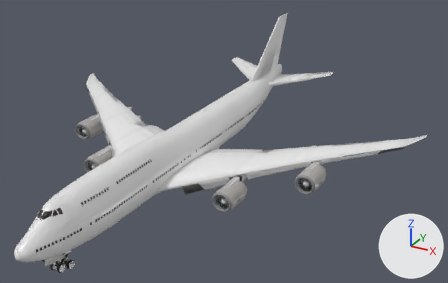
An edit to the glTF model b747-8/DLH_retro.gltf, drawn before and after from the same camera.
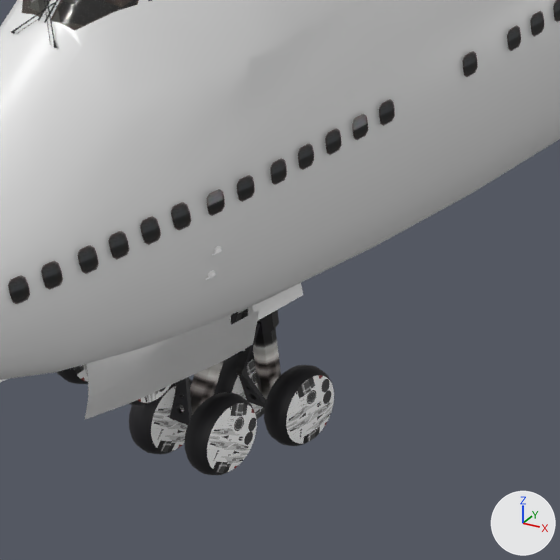
The first picture shows the older version from a 50 mm camera at (49.8, -75.0, 41.4) aimed at (5.5, 5.7, 1.0). The close-ups show the older and then the newer version on the part from 8% to 23% of the width and 76% to 100% of the height of that picture. Only the edits that show in the close-ups are written down. Lighting does not change. The marker at lower right points along +X, +Y and +Z.

The older version as bpy lines, for what is in view:
```python
ob_exterior = bpy.data.objects.new('Exterior', me_exterior)
ob_exterior.location = (0.0, 0.0, 0.0)
ob_pose_gear_1 = bpy.data.objects.new('Pose_gear_1', me_pose_gear_1)
ob_pose_gear_1.location = (0.0, 0.0, 0.0)
ob_pose_gear_2 = bpy.data.objects.new('Pose_gear_2', me_pose_gear_2)
ob_pose_gear_2.location = (0.0, 0.0, 0.0)
ob_pose_gear_3 = bpy.data.objects.new('Pose_gear_3', me_pose_gear_3)
ob_pose_gear_3.location = (0.0, 0.0, 0.0)
```
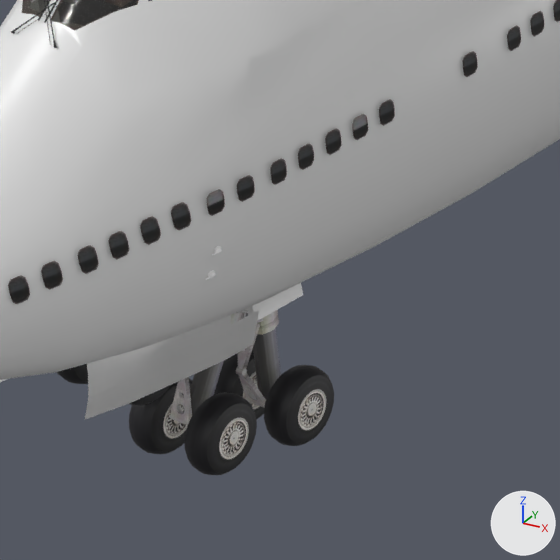
Boxes [x1, y1, x2, y2] around the edits, measured in the close-ups (560 x 560 px):
'Pose_gear_2', surface changed
    both: [139, 307, 257, 475]
'Pose_gear_3', surface changed
    both: [214, 307, 334, 446]
'Pose_gear_1', surface changed
    both: [72, 308, 248, 405]

The change, as a diff of the scene's bpy script:
```diff
--- a/b747-8/DLH_retro.gltf.py
+++ b/b747-8/DLH_retro.gltf.py
@@ img_6_jpg @@
+img_6_jpg = load_image('6.jpg', '../b747-400/t/6.jpg', 256, 256, 'sRGB')
@@ mat_defaultwhite004_133 @@
 mat_defaultwhite004_133 = principled_material('DefaultWhite004_133')
-mat_defaultwhite004_133.texture = img_8_jpg
+mat_defaultwhite004_133.texture = img_6_jpg
 mat_defaultwhite004_133.roughness = 0.54
@@ mat_defaultwhite004_135 @@
 mat_defaultwhite004_135 = principled_material('DefaultWhite004_135')
-mat_defaultwhite004_135.texture = img_10_jpg
+mat_defaultwhite004_135.texture = img_8_jpg
 mat_defaultwhite004_135.roughness = 0.54
```
